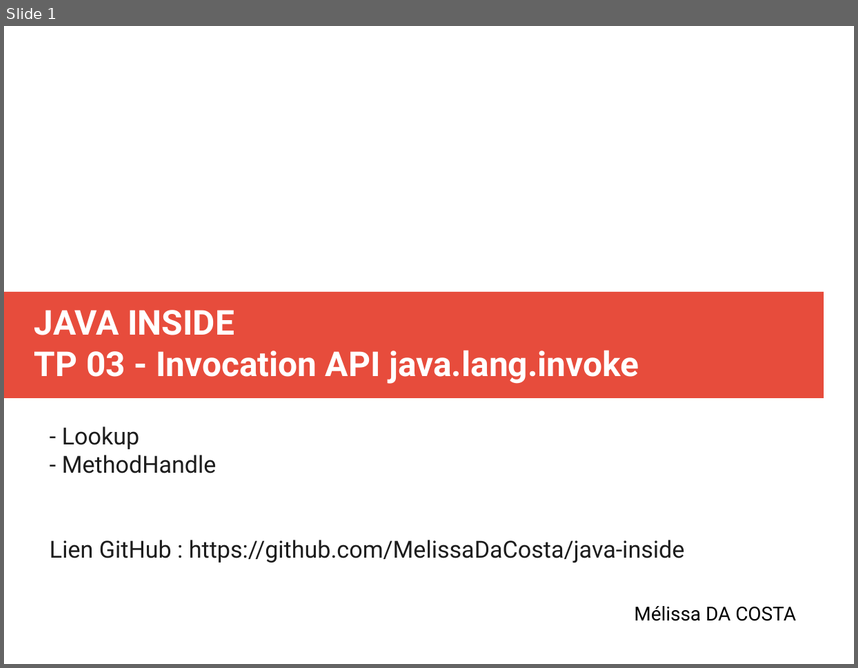
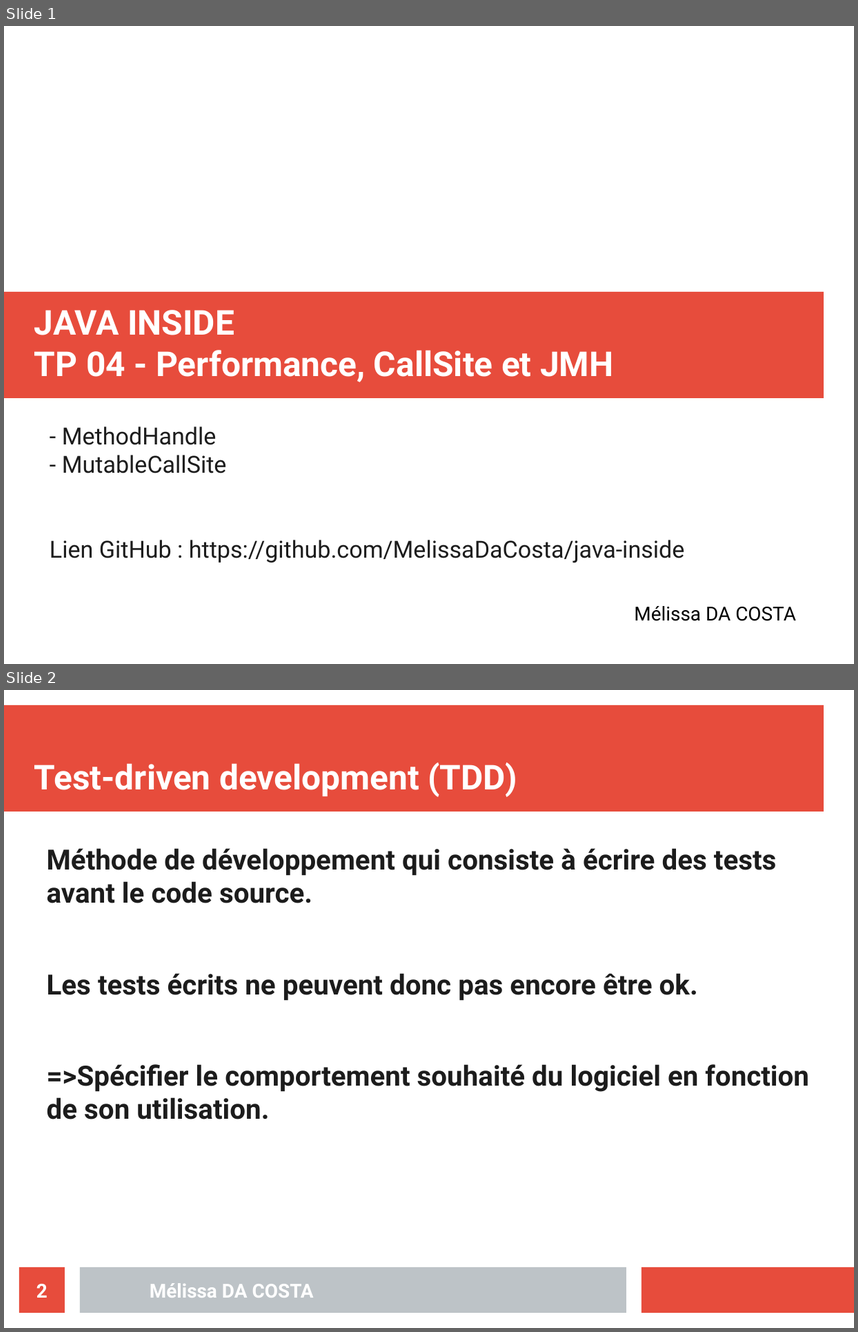
Before and after one commit to MelissaDaCosta/java-inside, a slide deck: lab4/Mélissa_DA_COSTA_slides_TP04.odp. Shown one above the other, each under a label of ours: slide 1 before the commit, slides 1 and 2 after it. The pictures are 858x668 and 858x1332 pixels, drawn with LibreOffice and Linux fonts; fonts in the diff are those of the drawing. Boxes give left, top, right and bottom in pixels: in the first picture for what was removed or moved away, otherwise in the second. Text is boxed around its words. In the diff, an @@ line names an element or a change of style, - is before the commit and + after.

```diff
--- a/lab4/Mélissa_DA_COSTA_slides_TP04.odp
+++ b/lab4/Mélissa_DA_COSTA_slides_TP04.odp
@@ slide 2 added at box(4, 690, 854, 1328), background #FFFFFF @@
@@ rectangle added at box(4, 705, 824, 812), fill #E74C3C @@
@@ title added at box(34, 762, 517, 797), 32 pt, text #FFFFFF, bold @@
+Test-driven development (TDD)
@@ text added at box(47, 848, 809, 1119), 26 pt, text #1C1C1C, bold @@
+Méthode de développement qui consiste à écrire des tests avant le code source.
+Les tests écrits ne peuvent donc pas encore être ok.
+=>Spécifier le comportement souhaité du logiciel en fonction de son utilisation.
@@ page number added at box(19, 1267, 65, 1312), fill #E74C3C, 18 pt, text #FFFFFF, bold @@
+2
@@ rectangle added at box(80, 1267, 626, 1312), fill #BDC3C7 @@
@@ rectangle added at box(642, 1267, 854, 1312), fill #E74C3C @@
@@ text added at box(150, 1283, 314, 1297), 18 pt, text #FFFFFF, bold @@
+Mélissa DA COSTA
@@ slide 1 changed as well @@
@@ title at box(34, 310, 613, 382): text changed @@
-JAVA INSIDE
-TP 03 - Invocation API java.lang.invoke
+JAVA INSIDE
+TP 04 - Performance, CallSite et JMH
@@ subtitle at box(62, 426, 139, 449): paragraph removed @@
-- Lookup
@@ subtitle at box(62, 454, 227, 473): paragraph added @@
+- MutableCallSite
```
Also in this commit, not shown: 5 other slides added, 7 slides removed, 1 other file.
